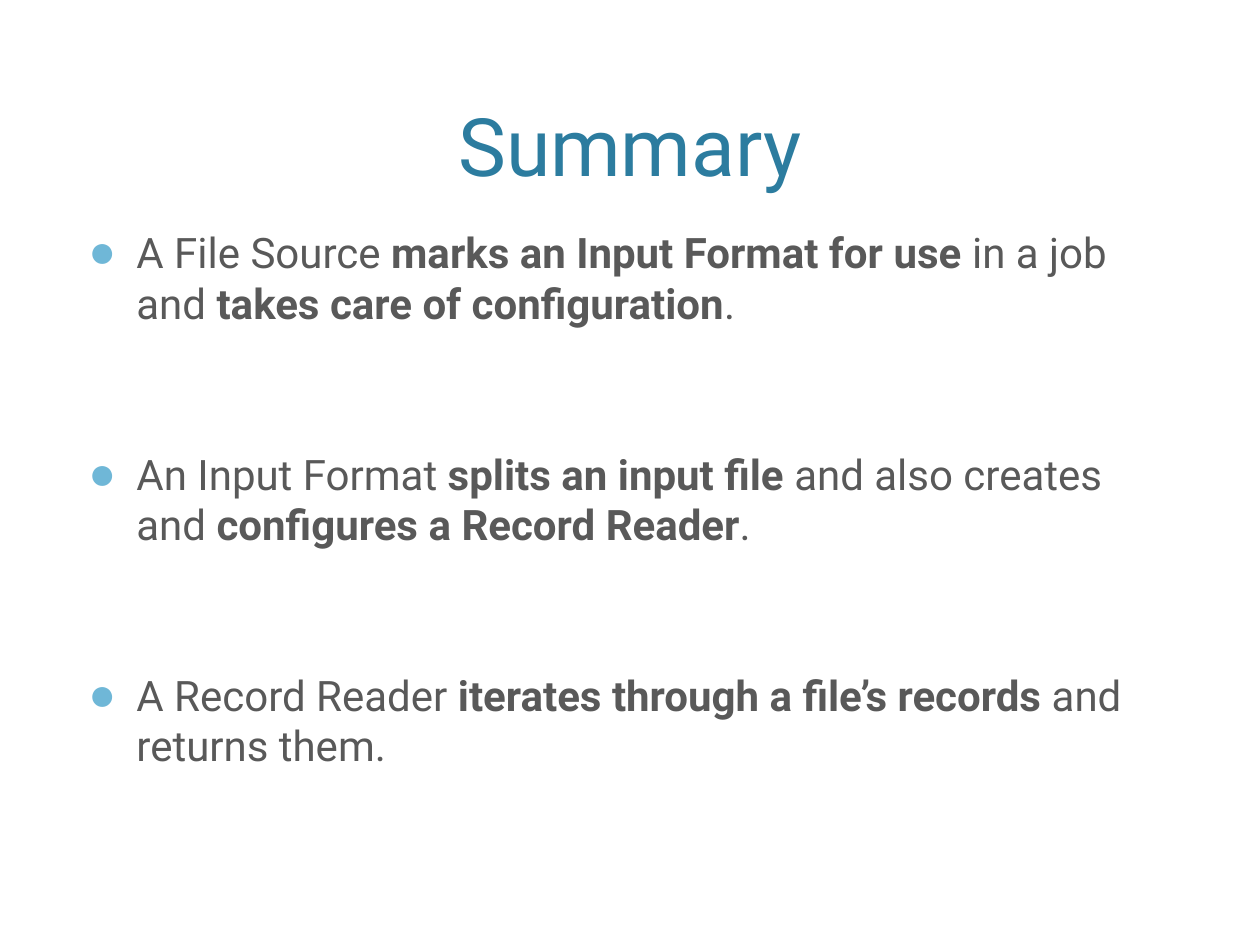
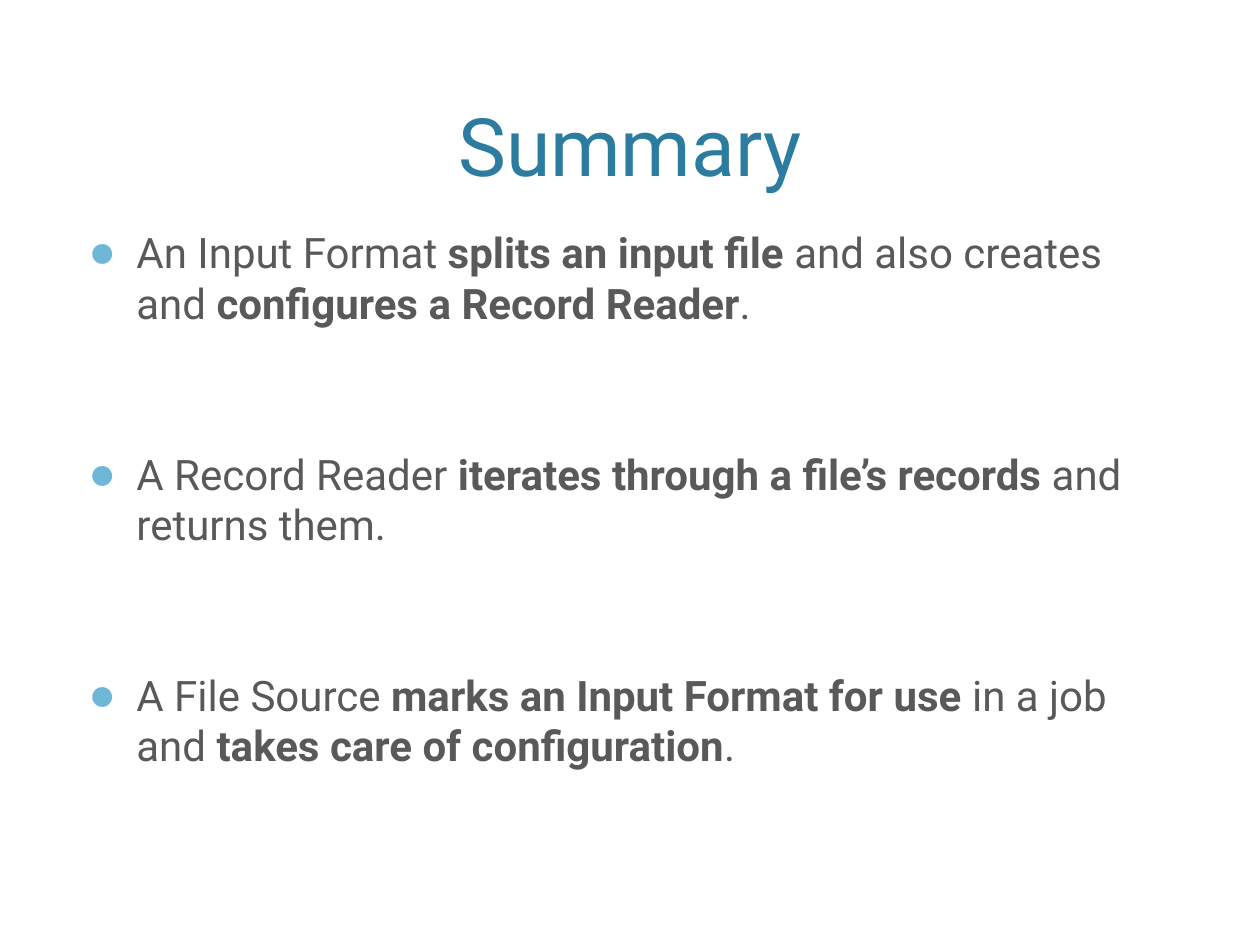
Before and after one commit to champgm/Big-Data-Talk, a slide deck: slide 19 of BigDataTalk.pptx. Drawn at 1260x945 pixels with LibreOffice and Linux fonts; fonts in the diff are those of the drawing; background and template pictures are left out. Boxes give left, top, right and bottom in pixels: in the first picture for what was removed or moved away, otherwise in the second. Text is boxed around its words. In the diff, an @@ line names an element or a change of style, - is before the commit and + after.

```diff
--- a/BigDataTalk.pptx
+++ b/BigDataTalk.pptx
@@ text at [136,236,1107,328]: paragraph removed @@
-● A File Source marks an Input Format for use in a job and takes care of configuration.
@@ text at [136,679,1107,770]: paragraph added @@
+● A File Source marks an Input Format for use in a job and takes care of configuration.
```
Also in this commit, not shown: 8 other slides changed, 1 other file.
